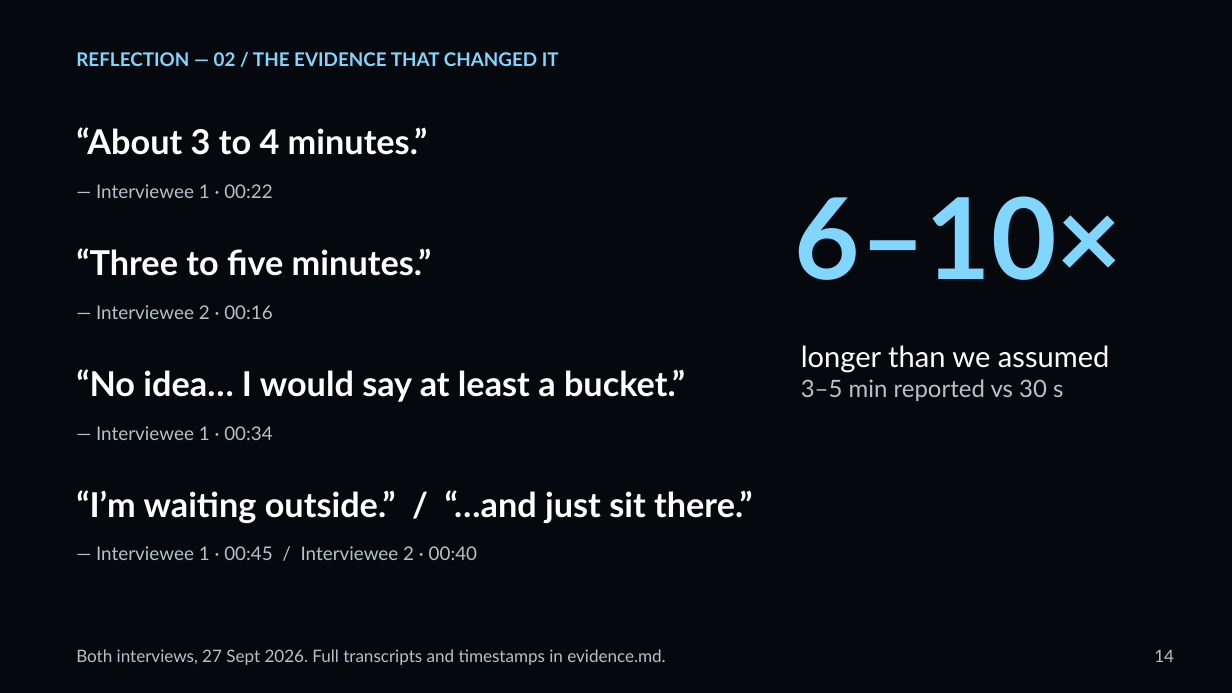
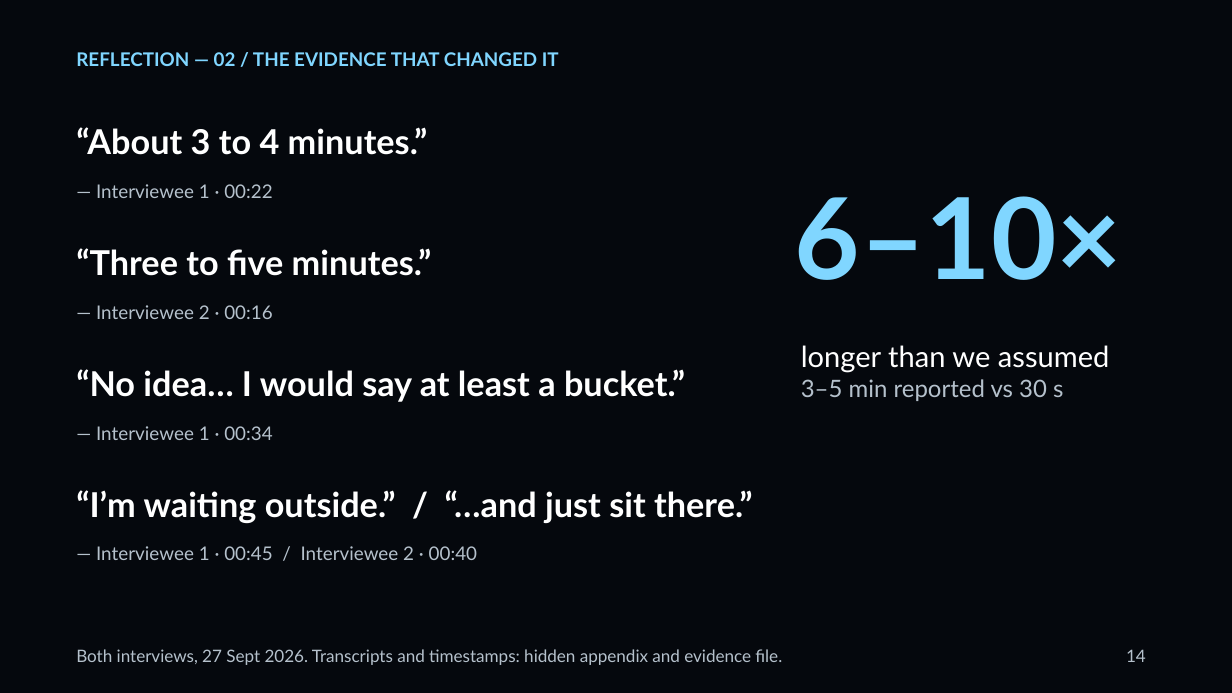
Before and after one commit to nour256/sdsds, a slide deck: slide 14 of IEN_301_Project_1_v2.pptx. Drawn at 1232x693 pixels with LibreOffice and Linux fonts; fonts in the diff are those of the drawing. Boxes give left, top, right and bottom in pixels: in the first picture for what was removed or moved away, otherwise in the second. Text is boxed around its words. In the diff, an @@ line names an element or a change of style, - is before the commit and + after.

```diff
--- a/IEN_301_Project_1_v2.pptx
+++ b/IEN_301_Project_1_v2.pptx
@@ text at (76,649,782,665): text changed @@
-Both interviews, 27 Sept 2026. Full transcripts and timestamps in evidence.md.
+Both interviews, 27 Sept 2026. Transcripts and timestamps: hidden appendix and evidence file.
@@ text "14" at (1126,649,1146,662): alignment right to left @@
```
Also in this commit, not shown: 15 other slides changed, 5 other files.
